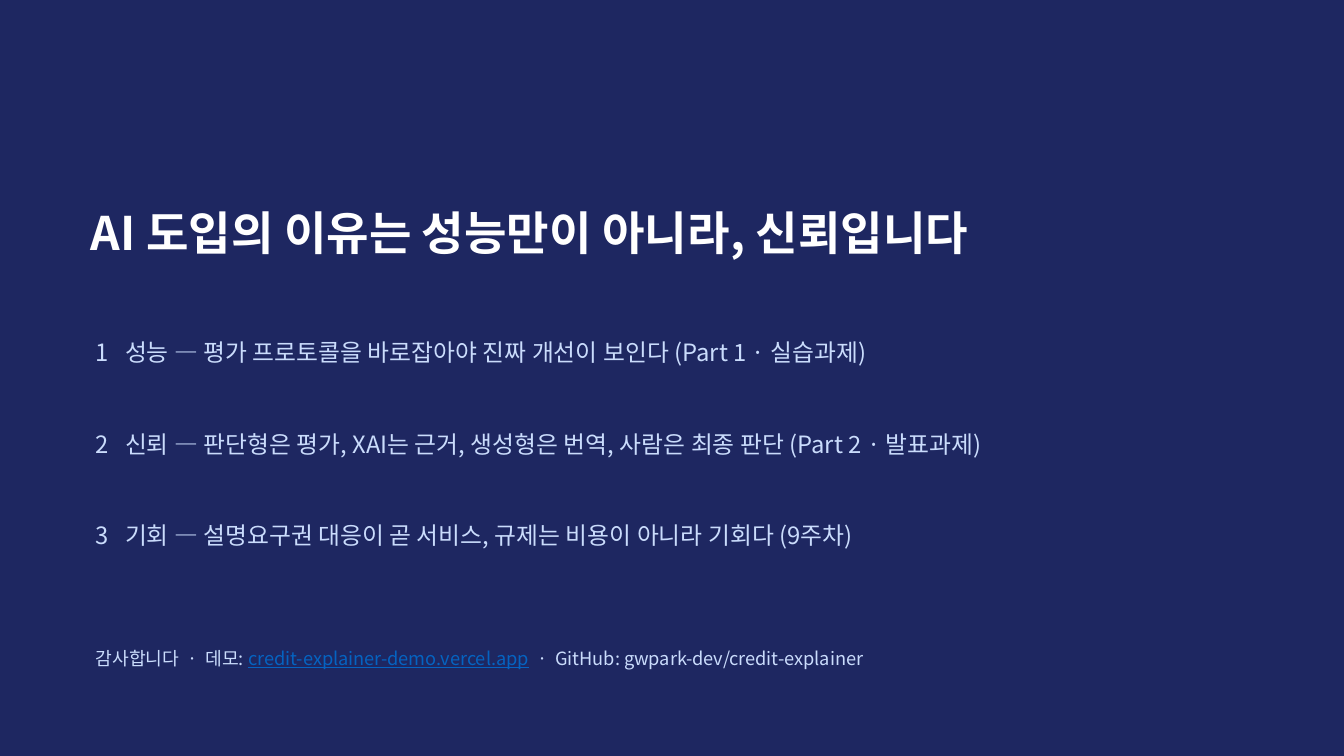
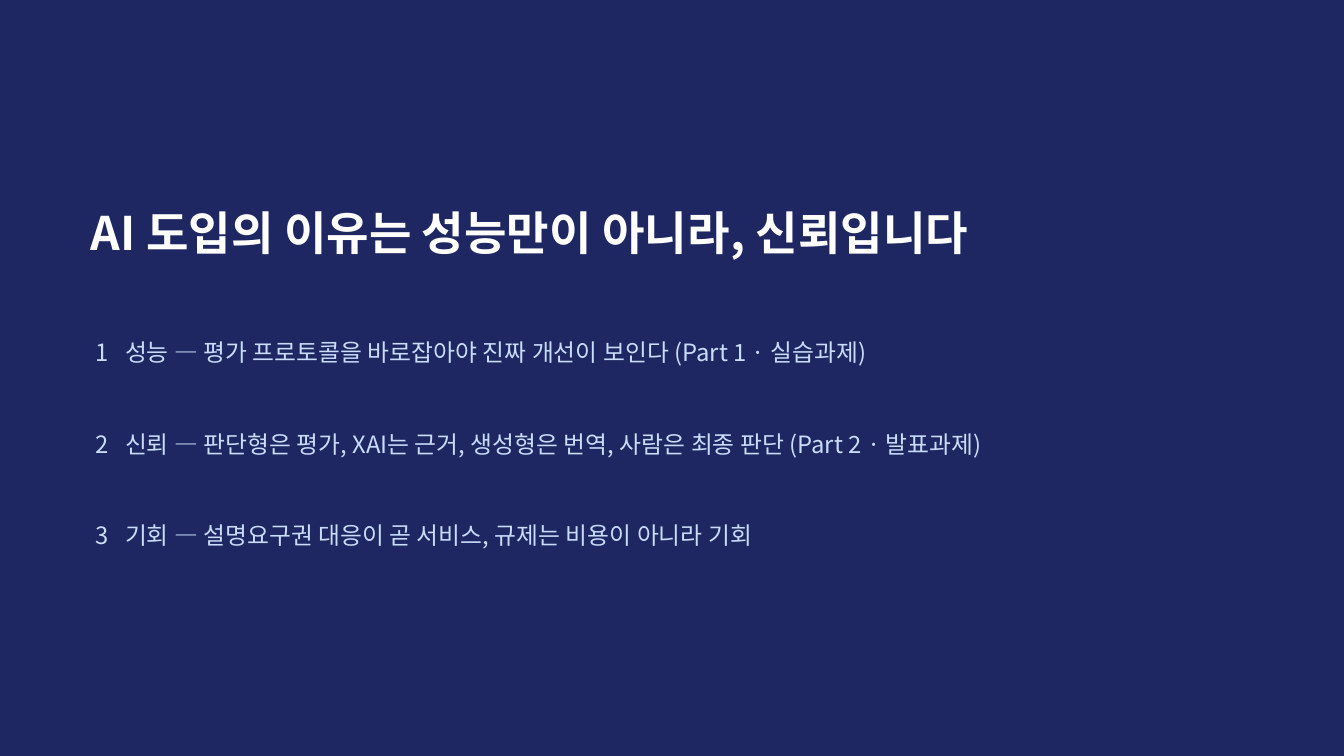
Before and after one commit to gwpark-dev/credit-explainer, a slide deck: slide 12 of CreditExplainer_발표자료_박건우.pptx (slide 13 before the commit). Drawn at 1344x756 pixels with LibreOffice and Linux fonts; fonts in the diff are those of the drawing. Boxes give left, top, right and bottom in pixels: in the first picture for what was removed or moved away, otherwise in the second. Text is boxed around its words. In the diff, an @@ line names an element or a change of style, - is before the commit and + after.

```diff
--- a/CreditExplainer_발표자료_박건우.pptx
+++ b/CreditExplainer_발표자료_박건우.pptx
@@ text at [96,524,752,548]: text changed @@
-3 기회 — 설명요구권 대응이 곧 서비스, 규제는 비용이 아니라 기회다 (9주차)
+3 기회 — 설명요구권 대응이 곧 서비스, 규제는 비용이 아니라 기회
@@ text removed at [96,650,863,670] @@
-감사합니다 · 데모: credit-explainer-demo.vercel.app · GitHub: gwpark-dev/credit-explainer
```
Also in this commit, not shown: 5 other slides changed, 3 slides removed, 4 other files.
